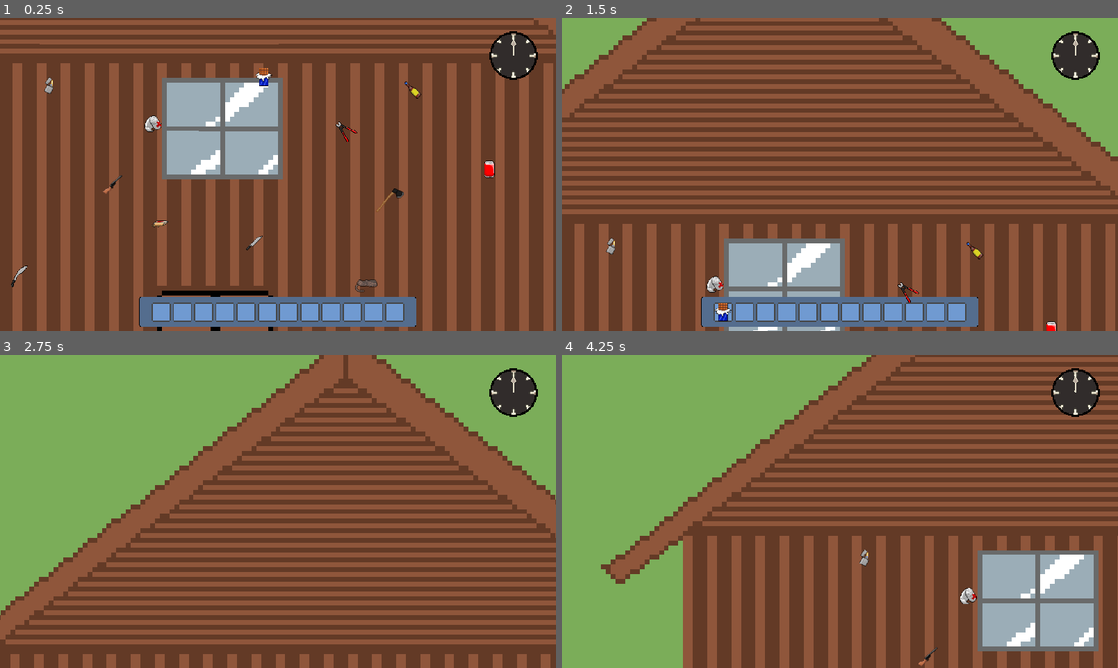
Above: before the commit, frames 1-4 (two rows, left to right).
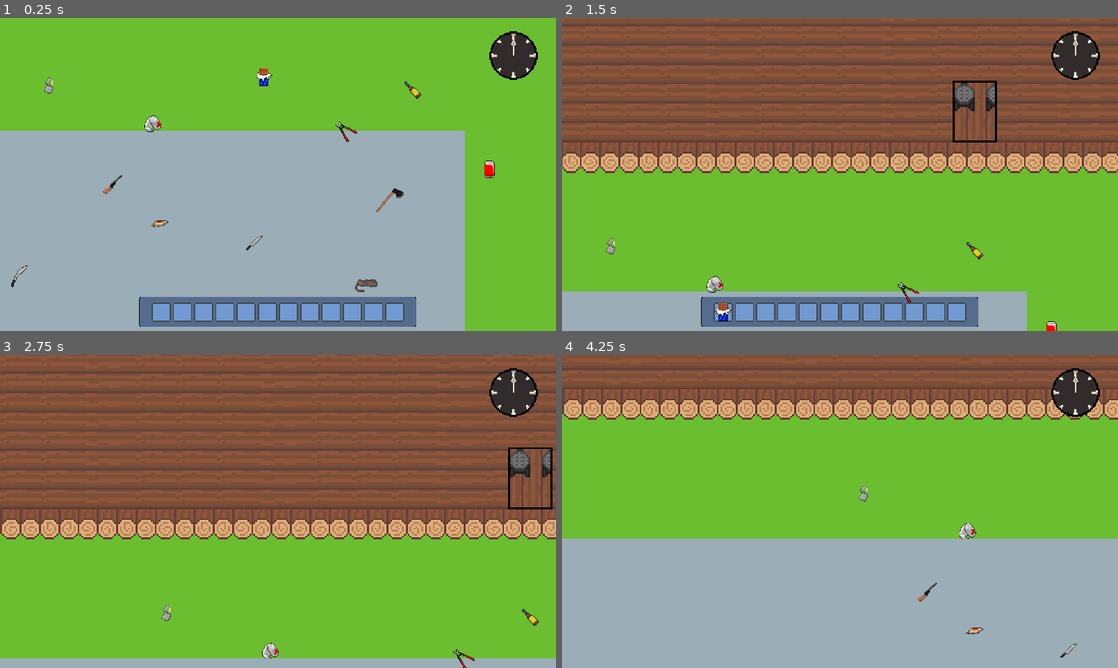
Above: after the commit, the same moments.

Repository: josecjorda/Camp-NightFall
Game: Godot game, scene res://scenes/world/overworld.tscn
The game is run twice, just before and just after one commit, with the same random seed, the same clock (stepped at 60 frames per second) and the same inputs. The project has no main scene, so this scene is started directly.
Inputs (mouse positions are in pixels of both pictures, inside the frame that each line leads up to):
- Up to frame 1 (0.25 s): no input
- Up to frame 2 (1.5 s): tap Enter (ui_accept) at 0.5, 0.77 s; move the mouse to (812, 237) at 0.52 s; hold Up (ui_up) from 0.53 s (still down); tap I (i) at 0.6, 1.35 s; click (812, 237) at 0.67 s; move the mouse to (1006, 221) at 1.27 s
- Up to frame 3 (2.75 s): tap Enter (ui_accept) at 1.52 s; move the mouse to (111, 464) at 2.02 s; release Up (ui_up) at 2.03 s; hold Left (ui_left) from 2.03 s (still down); tap I (i) at 2.1 s
- Up to frame 4 (4.25 s): move the mouse to (867, 511) at 2.77 s; tap I (i) at 2.85, 3.6 s; click (867, 511) at 2.92 s; tap Enter (ui_accept) at 3.02, 3.77 s; move the mouse to (756, 433) at 3.52 s; release Left (ui_left) at 3.53 s; hold Down (ui_down) from 3.53 s (still down)

The runs differ from the first frame. In frame 1, 91% of the frame differs, in the area x 0-100%, y 0-100%; in frame 2, 71%; in frame 3, 87%; in frame 4, 91%.

Commit message:
Mess Hall and entering/exiting function added

Diff:
--- a/project.godot
+++ b/project.godot
@@ -68,7 +68,9 @@
 
 [layer_names]
 
+2d_physics/layer_1="player"
 2d_physics/layer_2="interactions"
+2d_physics/layer_3="buildings"
 
 [rendering]
 
--- a/scenes/player/player.tscn
+++ b/scenes/player/player.tscn
@@ -6,9 +6,10 @@
 [ext_resource type="PackedScene" uid="uid://w2tf0qcqr5fb" path="res://scenes/inventory/inv_ui.tscn" id="4_s83e3"]
 
 [sub_resource type="CircleShape2D" id="CircleShape2D_qmcgy"]
-radius = 24.0208
+radius = 20.025
 
 [node name="player" type="CharacterBody2D"]
+collision_mask = 7
 script = ExtResource("1_khy8f")
 inv = ExtResource("2_ybtgj")
 
@@ -16,7 +17,7 @@
 animation = &"M-SH-Run-Forward-Animation"
 
 [node name="player_hitbox" type="CollisionShape2D" parent="."]
-position = Vector2(0, 30)
+position = Vector2(-1, 19)
 shape = SubResource("CircleShape2D_qmcgy")
 
 [node name="Camera2D" type="Camera2D" parent="."]
--- /dev/null
+++ b/scenes/world/buildings/mess_hall/fridge.tscn
@@ -0,0 +1,16 @@
+[gd_scene load_steps=3 format=3 uid="uid://cbbiau8vkl45a"]
+
+[ext_resource type="Texture2D" uid="uid://bp7tyajc7foiy" path="res://graphics/map/Mess_Hall_Upgrade/Fridge.png" id="1_4k2b5"]
+
+[sub_resource type="RectangleShape2D" id="RectangleShape2D_hqigl"]
+size = Vector2(329, 1087.5)
+
+[node name="Fridge" type="StaticBody2D"]
+collision_layer = 4
+
+[node name="CollisionShape2D" type="CollisionShape2D" parent="."]
+position = Vector2(-5.5, 1.24996)
+shape = SubResource("RectangleShape2D_hqigl")
+
+[node name="Sprite2D" type="Sprite2D" parent="."]
+texture = ExtResource("1_4k2b5")
--- /dev/null
+++ b/scenes/world/buildings/mess_hall/island.tscn
@@ -0,0 +1,16 @@
+[gd_scene load_steps=3 format=3 uid="uid://dk2vehxwx7c1w"]
+
+[ext_resource type="Texture2D" uid="uid://cll6hbfa4276h" path="res://graphics/map/Mess_Hall_Upgrade/Island.png" id="1_frwic"]
+
+[sub_resource type="RectangleShape2D" id="RectangleShape2D_dyf6u"]
+size = Vector2(1200, 500)
+
+[node name="Island" type="StaticBody2D"]
+collision_layer = 4
+
+[node name="CollisionShape2D" type="CollisionShape2D" parent="."]
+position = Vector2(-7.62939e-05, 9.53674e-06)
+shape = SubResource("RectangleShape2D_dyf6u")
+
+[node name="Sprite2D" type="Sprite2D" parent="."]
+texture = ExtResource("1_frwic")
--- /dev/null
+++ b/scenes/world/buildings/mess_hall/mess_hall.tscn
@@ -0,0 +1,63 @@
+[gd_scene load_steps=8 format=3 uid="uid://bg885u8xisglu"]
+
+[ext_resource type="Texture2D" uid="uid://d21asiq6d0xtg" path="res://graphics/map/Mess_Hall_Upgrade/Inside.png" id="1_o7rov"]
+[ext_resource type="PackedScene" uid="uid://cbbiau8vkl45a" path="res://scenes/world/buildings/mess_hall/fridge.tscn" id="2_1lu0n"]
+[ext_resource type="PackedScene" uid="uid://dk2vehxwx7c1w" path="res://scenes/world/buildings/mess_hall/island.tscn" id="3_t2xgd"]
+[ext_resource type="PackedScene" uid="uid://sgrfn3dvcsya" path="res://scenes/world/buildings/mess_hall/table.tscn" id="4_3cp5q"]
+[ext_resource type="Texture2D" uid="uid://dvljso12dibv6" path="res://graphics/map/Mess_Hall_Upgrade/MessHallCeiling.png" id="5_lr3pa"]
+[ext_resource type="Texture2D" uid="uid://coakq0c1ud4h8" path="res://graphics/map/Mess_Hall_Upgrade/Front Wall.png" id="6_hreb4"]
+
+[sub_resource type="RectangleShape2D" id="RectangleShape2D_4t7kb"]
+size = Vector2(7331, 1582.5)
+
+[node name="MessHall" type="Area2D"]
+scale = Vector2(0.4, 0.4)
+collision_layer = 4
+
+[node name="CollisionShape2D" type="CollisionShape2D" parent="."]
+position = Vector2(392.001, 353.75)
+scale = Vector2(0.999999, 0.999999)
+shape = SubResource("RectangleShape2D_4t7kb")
+
+[node name="OuterBorders" type="StaticBody2D" parent="."]
+collision_layer = 4
+
+[node name="CollisionPolygon2D" type="CollisionPolygon2D" parent="OuterBorders"]
+polygon = PackedVector2Array(3222.5, 1140, 4185, 1142.5, 4187.5, -837.5, -3320, -842.5, -3317.5, 1200, 2992.5, 1135, -3277.5, 1180, -3275, -72.5, -2927.5, -70, -2925, 20, -897.5, 15, -885, 300, -837.5, 300, -832.5, -27.5, -347.5, -32.5, 4030, -37.5, 4035, 1122.5)
+
+[node name="Sprite2D" type="Sprite2D" parent="."]
+position = Vector2(435, 230)
+texture = ExtResource("1_o7rov")
+
+[node name="Fridge" parent="." instance=ExtResource("2_1lu0n")]
+position = Vector2(-3098, 500)
+
+[node name="Island" parent="." instance=ExtResource("3_t2xgd")]
+position = Vector2(-1965, 580)
+scale = Vector2(1.05, 1.05)
+
+[node name="Tables" type="Node2D" parent="."]
+position = Vector2(0, 30)
+
+[node name="Table" parent="Tables" instance=ExtResource("4_3cp5q")]
+position = Vector2(500, 110)
+
+[node name="Table2" parent="Tables" instance=ExtResource("4_3cp5q")]
+position = Vector2(2800, 110)
+
+[node name="Table3" parent="Tables" instance=ExtResource("4_3cp5q")]
+position = Vector2(500, 700)
+
+[node name="Table4" parent="Tables" instance=ExtResource("4_3cp5q")]
+position = Vector2(2800, 700)
+
+[node name="OutsideView" type="Node2D" parent="."]
+
+[node name="Ceiling" type="Sprite2D" parent="OutsideView"]
+position = Vector2(438.75, -251.25)
+scale = Vector2(0.983903, 0.833928)
+texture = ExtResource("5_lr3pa")
+
+[node name="FrontWall" type="Sprite2D" parent="OutsideView"]
+position = Vector2(435, 757.5)
+texture = ExtResource("6_hreb4")
--- /dev/null
+++ b/scenes/world/buildings/mess_hall/table.tscn
@@ -0,0 +1,16 @@
+[gd_scene load_steps=3 format=3 uid="uid://sgrfn3dvcsya"]
+
+[ext_resource type="Texture2D" uid="uid://c4ad76xp3bxag" path="res://graphics/map/Mess_Hall_Upgrade/Table.png" id="1_0u8px"]
+
+[sub_resource type="RectangleShape2D" id="RectangleShape2D_is2ge"]
+size = Vector2(1676, 334)
+
+[node name="Table" type="StaticBody2D"]
+collision_layer = 4
+
+[node name="CollisionShape2D" type="CollisionShape2D" parent="."]
+position = Vector2(-2, -77)
+shape = SubResource("RectangleShape2D_is2ge")
+
+[node name="Sprite2D" type="Sprite2D" parent="."]
+texture = ExtResource("1_0u8px")
--- a/scenes/world/overworld.tscn
+++ b/scenes/world/overworld.tscn
@@ -1,67 +1,75 @@
-[gd_scene load_steps=16 format=3 uid="uid://cvb5qbjy87lv0"]
+[gd_scene load_steps=18 format=3 uid="uid://cvb5qbjy87lv0"]
 
-[ext_resource type="Texture2D" uid="uid://c2s4pgnhup732" path="res://graphics/map/placeholder.png" id="1_e0aux"]
-[ext_resource type="PackedScene" uid="uid://ciup8qftrwho6" path="res://scenes/player/player.tscn" id="2_kxnnq"]
-[ext_resource type="PackedScene" uid="uid://d0b2sxn3ou7km" path="res://scenes/world/timer.tscn" id="3_ysgks"]
-[ext_resource type="PackedScene" uid="uid://mqscuu5jrscj" path="res://scenes/item_interactions/alcohol_collectable.tscn" id="4_xchrw"]
-[ext_resource type="PackedScene" uid="uid://ba5801no31bsn" path="res://scenes/item_interactions/axe_collectable.tscn" id="5_gvg1s"]
-[ext_resource type="PackedScene" uid="uid://jg7qhn88l0nt" path="res://scenes/item_interactions/boltcutters_collectable.tscn" id="6_4euah"]
-[ext_resource type="PackedScene" uid="uid://cen3dhul4tlj5" path="res://scenes/item_interactions/bandages_collectable.tscn" id="6_24aex"]
-[ext_resource type="PackedScene" uid="uid://bd7n3k8fd30tw" path="res://scenes/item_interactions/chocolate.tscn" id="7_8wiv5"]
-[ext_resource type="PackedScene" uid="uid://cnpkyybc5phdt" path="res://scenes/item_interactions/crackers_collectable.tscn" id="8_tuwf7"]
-[ext_resource type="PackedScene" uid="uid://byfap8pf4f5us" path="res://scenes/item_interactions/knife_collectable.tscn" id="9_7fgub"]
-[ext_resource type="PackedScene" uid="uid://ce8iq2pqx1dj4" path="res://scenes/item_interactions/lighter_collectable.tscn" id="10_l7u41"]
-[ext_resource type="PackedScene" uid="uid://gyeru4qey21r" path="res://scenes/item_interactions/machete_collectable.tscn" id="11_e24gv"]
-[ext_resource type="PackedScene" uid="uid://mx36pos08tto" path="res://scenes/item_interactions/rope_collectable.tscn" id="12_o346d"]
-[ext_resource type="PackedScene" uid="uid://du4qgpfn6osqj" path="res://scenes/item_interactions/shotgun_collectable.tscn" id="13_drgjb"]
-[ext_resource type="PackedScene" uid="uid://ubareqsij5wv" path="res://scenes/item_interactions/soda_collectable.tscn" id="14_ij2cn"]
+[ext_resource type="Texture2D" uid="uid://c2s4pgnhup732" path="res://graphics/map/placeholder.png" id="1_2r11p"]
+[ext_resource type="Script" path="res://scripts/world/overworld.gd" id="1_6g48g"]
+[ext_resource type="PackedScene" uid="uid://bg885u8xisglu" path="res://scenes/world/buildings/mess_hall/mess_hall.tscn" id="2_g57io"]
+[ext_resource type="PackedScene" uid="uid://ciup8qftrwho6" path="res://scenes/player/player.tscn" id="3_scpwk"]
+[ext_resource type="PackedScene" uid="uid://d0b2sxn3ou7km" path="res://scenes/world/timer.tscn" id="4_526bm"]
+[ext_resource type="PackedScene" uid="uid://ba5801no31bsn" path="res://scenes/item_interactions/axe_collectable.tscn" id="5_t8et1"]
+[ext_resource type="PackedScene" uid="uid://mqscuu5jrscj" path="res://scenes/item_interactions/alcohol_collectable.tscn" id="6_23wwr"]
+[ext_resource type="PackedScene" uid="uid://jg7qhn88l0nt" path="res://scenes/item_interactions/boltcutters_collectable.tscn" id="7_m1aqa"]
+[ext_resource type="PackedScene" uid="uid://cen3dhul4tlj5" path="res://scenes/item_interactions/bandages_collectable.tscn" id="8_7hivn"]
+[ext_resource type="PackedScene" uid="uid://bd7n3k8fd30tw" path="res://scenes/item_interactions/chocolate.tscn" id="9_uy8aj"]
+[ext_resource type="PackedScene" uid="uid://cnpkyybc5phdt" path="res://scenes/item_interactions/crackers_collectable.tscn" id="10_tb8m2"]
+[ext_resource type="PackedScene" uid="uid://byfap8pf4f5us" path="res://scenes/item_interactions/knife_collectable.tscn" id="11_v6npk"]
+[ext_resource type="PackedScene" uid="uid://ce8iq2pqx1dj4" path="res://scenes/item_interactions/lighter_collectable.tscn" id="12_w0nmp"]
+[ext_resource type="PackedScene" uid="uid://gyeru4qey21r" path="res://scenes/item_interactions/machete_collectable.tscn" id="13_ekvpa"]
+[ext_resource type="PackedScene" uid="uid://mx36pos08tto" path="res://scenes/item_interactions/rope_collectable.tscn" id="14_16rxf"]
+[ext_resource type="PackedScene" uid="uid://du4qgpfn6osqj" path="res://scenes/item_interactions/shotgun_collectable.tscn" id="15_dpuib"]
+[ext_resource type="PackedScene" uid="uid://ubareqsij5wv" path="res://scenes/item_interactions/soda_collectable.tscn" id="16_m5mep"]
 
 [node name="overworld" type="Node2D"]
+script = ExtResource("1_6g48g")
 
 [node name="map" type="Sprite2D" parent="."]
-texture = ExtResource("1_e0aux")
+texture = ExtResource("1_2r11p")
 
-[node name="player" parent="." instance=ExtResource("2_kxnnq")]
+[node name="buildings" type="Node2D" parent="."]
 
-[node name="timer" parent="player" instance=ExtResource("3_ysgks")]
+[node name="MessHall" parent="buildings" instance=ExtResource("2_g57io")]
+position = Vector2(-965, -854)
+
+[node name="player" parent="." instance=ExtResource("3_scpwk")]
+
+[node name="timer" parent="player" instance=ExtResource("4_526bm")]
 position = Vector2(438, -296)
 scale = Vector2(0.2, 0.2)
 
 [node name="item_components" type="Node2D" parent="."]
 
-[node name="axe_collectable" parent="item_components" instance=ExtResource("5_gvg1s")]
+[node name="axe_collectable" parent="item_components" instance=ExtResource("5_t8et1")]
 position = Vector2(232, 53)
 scale = Vector2(1.47485, 1.44628)
 
-[node name="alcohol_collectable" parent="item_components" instance=ExtResource("4_xchrw")]
+[node name="alcohol_collectable" parent="item_components" instance=ExtResource("6_23wwr")]
 position = Vector2(279, -175)
 
-[node name="boltcutters_collectable" parent="item_components" instance=ExtResource("6_4euah")]
+[node name="boltcutters_collectable" parent="item_components" instance=ExtResource("7_m1aqa")]
 position = Vector2(142, -88)
 
-[node name="bandages_collectable" parent="item_components" instance=ExtResource("6_24aex")]
+[node name="bandages_collectable" parent="item_components" instance=ExtResource("8_7hivn")]
 position = Vector2(-259, -105)
 
-[node name="chocolate_collectable" parent="item_components" instance=ExtResource("7_8wiv5")]
+[node name="chocolate_collectable" parent="item_components" instance=ExtResource("9_uy8aj")]
 position = Vector2(-29, -202)
 
-[node name="crackers_collectable" parent="item_components" instance=ExtResource("8_tuwf7")]
+[node name="crackers_collectable" parent="item_components" instance=ExtResource("10_tb8m2")]
 position = Vector2(-245, 102)
 
-[node name="knife_collectable" parent="item_components" instance=ExtResource("9_7fgub")]
+[node name="knife_collectable" parent="item_components" instance=ExtResource("11_v6npk")]
 position = Vector2(-49, 142)
 
-[node name="lighter_collectable" parent="item_components" instance=ExtResource("10_l7u41")]
+[node name="lighter_collectable" parent="item_components" instance=ExtResource("12_w0nmp")]
 position = Vector2(-475, -184)
 
-[node name="machete_collectable" parent="item_components" instance=ExtResource("11_e24gv")]
+[node name="machete_collectable" parent="item_components" instance=ExtResource("13_ekvpa")]
 position = Vector2(-536, 211)
 
-[node name="rope_collectable" parent="item_components" instance=ExtResource("12_o346d")]
+[node name="rope_collectable" parent="item_components" instance=ExtResource("14_16rxf")]
 position = Vector2(183, 231)
 
-[node name="shotgun_collectable" parent="item_components" instance=ExtResource("13_drgjb")]
+[node name="shotgun_collectable" parent="item_components" instance=ExtResource("15_dpuib")]
 position = Vector2(-343, 21)
 
-[node name="soda_collectable" parent="item_components" instance=ExtResource("14_ij2cn")]
+[node name="soda_collectable" parent="item_components" instance=ExtResource("16_m5mep")]
 position = Vector2(438, -11)
--- /dev/null
+++ b/scripts/world/overworld.gd
@@ -0,0 +1,19 @@
+extends Node2D
+
+## All enterable buildings should be area2d nodes under the buildings node.
+## They should all have a OutsideView 2dnode that shows the outside view prior to entering
+## to adjust visibility.
+
+func _ready():
+	## Connects signals to buildings.
+	for building in $buildings.get_children():
+		building.body_entered.connect(building_entered.bind(building))
+		building.body_exited.connect(building_exited.bind(building))
+
+
+func building_entered(player, building):
+	building.get_node("OutsideView").visible = false
+
+
+func building_exited(player, building):
+	building.get_node("OutsideView").visible = true
Binary file added: graphics/map/Mess_Hall_Upgrade/Fridge.png
Not shown, added: graphics/map/Mess_Hall_Upgrade/Fridge.png.import
Binary file added: graphics/map/Mess_Hall_Upgrade/Front Wall.png
Not shown, added: graphics/map/Mess_Hall_Upgrade/Front Wall.png.import
Binary file added: graphics/map/Mess_Hall_Upgrade/Inside.png
Not shown, added: graphics/map/Mess_Hall_Upgrade/Inside.png.import
Binary file added: graphics/map/Mess_Hall_Upgrade/Island.png
Not shown, added: graphics/map/Mess_Hall_Upgrade/Island.png.import
Binary file added: graphics/map/Mess_Hall_Upgrade/Mess Hall Reference.png
Not shown, added: graphics/map/Mess_Hall_Upgrade/Mess Hall Reference.png.import
Binary file added: graphics/map/Mess_Hall_Upgrade/MessHallCeiling.png
Not shown, added: graphics/map/Mess_Hall_Upgrade/MessHallCeiling.png.import
(and 3 more such lines)
